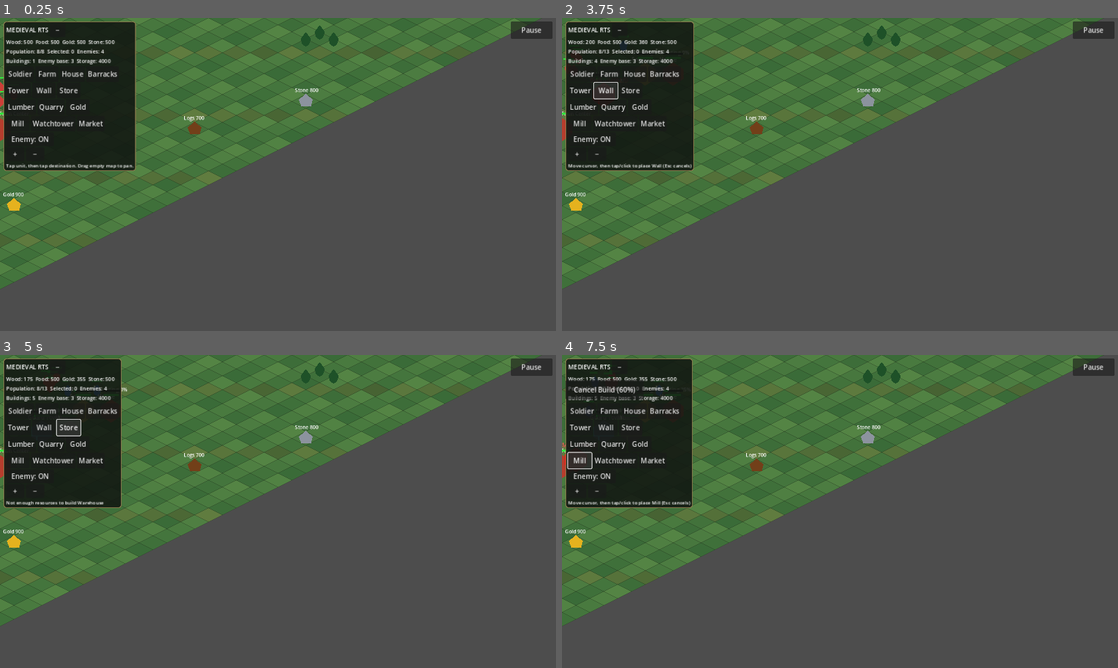
Above: before the commit, frames 1-4 (two rows, left to right).
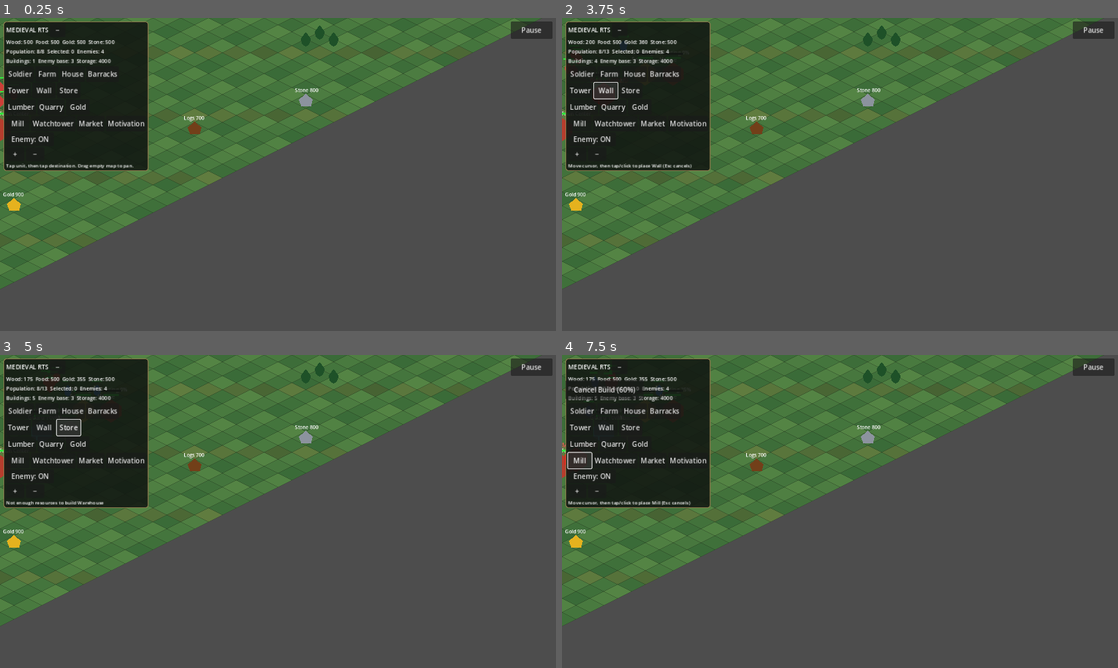
Above: after the commit, the same moments.

Repository: noub1234567-cmd/Medieval-RTS-Test
Game: Godot game, scene res://scenes/main.tscn
Same seed, same stepped clock (60 frames per second), same inputs: the game is played once before the commit and once after it.
Inputs:
- Up to frame 1 (0.25 s): no input
- Up to frame 2 (3.75 s): click "Farm" at 0.5 s; click "House" at 1.25 s; click "Barracks" at 2 s; click "Tower" at 2.75 s; click "Wall" at 3.5 s
- Up to frame 3 (5 s): click "Store" at 4.25 s
- Up to frame 4 (7.5 s): click "Lumber" at 5 s; click "Quarry" at 5.75 s; click "Gold" at 6.5 s; click "Mill" at 7.25 s

The runs differ from the first frame. In frame 1, 1.3% of the frame differs, in the area x 19-27%, y 1-49%; in frame 2, 1.5%; in frame 3, 2.4%; in frame 4, 1.7%.

Commit message:
Add timed Motivation Center with manual activation and worker bonus

Diff:
--- a/scripts/game.gd
+++ b/scripts/game.gd
@@ -29,6 +29,12 @@
 var market_amount_spin:SpinBox
 var market_preview_label:Label
 var market_window_open:=false
+var motivation_panel:PanelContainer
+var motivation_status_label:Label
+var motivation_activate_button:Button
+var motivation_time_remaining:=0.0
+const MOTIVATION_DURATION_L1:=180.0
+const MOTIVATION_DURATION_L2:=240.0
 const MARKET_PRICES:Dictionary={"food":1.0,"wood":1.0,"stone":1.5,"gold":2.0}
 const MARKET_MIN_AMOUNT:=10
 
@@ -72,7 +78,7 @@
 var storage_points: Array[Node2D] = []
 var storage_capacity := 4000
 const ResourceNodeScript := preload("res://scripts/resource_node.gd")
-var building_cost := {"Farm": {"wood": 80, "gold": 30}, "Hou …(376 unchanged characters)… 50}, "Market": {"wood": 120, "gold": 60}}
+var building_cost := {"Farm": {"wood": 80, "gold": 30}, "Hou …(376 unchanged characters)… 50}, "Market": {"wood": 120, "gold": 60}, "Motivation Center": {"wood": 150, "gold": 50}}
 
 func _ready() -> void:
 	var overlay := OverlayScene.instantiate()
@@ -371,6 +377,13 @@
 			selected_building=structure
 			open_market_window()
 			return
+		if structure.building_type=="Motivation Center":
+			clear_selection()
+			selected_building=structure
+			if is_instance_valid(demolish_building_button):demolish_building_button.visible=true
+			if is_instance_valid(upgrade_building_button):upgrade_building_button.visible=(structure.is_complete and not structure.is_upgrading and structure.building_upgrade_level<2 and find_town_center_level()>=2)
+			open_motivation_center_window()
+			return
 		clear_selection()
 		selected_building=structure
 		if is_instance_valid(cancel_build_button):cancel_build_button.visible=false
@@ -410,6 +423,7 @@
 	update_status()
 
 func clear_selection() -> void:
+	close_motivation_center_window()
 	for u in selected:
 		u.set_selected(false)
 	selected.clear()
@@ -560,13 +574,13 @@
 	fourth_building_row.add_theme_constant_override("separation",3)
 	v.add_child(fourth_building_row)
 	building_rows.append(fourth_building_row)
-	var building_names=["Farm","House","Barracks","Tower","Wall","Store","Lumber","Quarry","Gold","Mill","Watchtower","Market"]
+	var building_names=["Farm","House","Barracks","Tower","Wall","Store","Lumber","Quarry","Gold","Mill","Watchtower","Market","Motivation"]
 	for i in range(building_names.size()):
 		var building_name=building_names[i]
 		var b:=Button.new()
 		b.text=building_name
 		b.custom_minimum_size=Vector2(54,36)
-		b.pressed.connect(func(): begin_placement("Guard Tower" if …(157 unchanged characters)… se "Mill" if building_name=="Mill" else building_name))
+		b.pressed.connect(func(): begin_placement("Guard Tower" if …(157 unchanged characters)… se "Mill" if building_name=="Mill" else "Motivation Center" if building_name=="Motivation" else building_name))
 		building_rows[0 if i<3 else 1 if i<6 else 2 if i<9 else 3].add_child(b)
 	var enemy_row:=HBoxContainer.new()
 	v.add_child(enemy_row)
@@ -691,6 +705,11 @@
 	return count
 
 func begin_placement(building_name:String) -> void:
+	if building_name=="Motivation Center":
+		for existing in buildings:
+			if is_instance_valid(existing) and existing.health>0 and existing.building_type=="Motivation Center":
+				help_label.text="Only one Motivation Center can be built"
+				return
 	# Do not create a placement preview when the player cannot afford the building.
 	if not building_cost.has(building_name):
 		help_label.text="Unknown building type"
@@ -807,7 +826,7 @@
 	structure.position=pos
 	var shape:=Polygon2D.new()
 	shape.polygon=PackedVector2Array([Vector2(0,-26),Vector2(24,-10),Vector2(24,12),Vector2(0,28),Vector2(-24,12),Vector2(-24,-10)])
-	shape.color={"Farm":Color(0.65,0.55,0.25),"House":Color(0.6 …(297 unchanged characters)… .68,0.72),"Market":Color(0.62,0.38,0.28)}[pending_building]
+	shape.color={"Farm":Color(0.65,0.55,0.25),"House":Color(0.6 …(297 unchanged characters)… .68,0.72),"Market":Color(0.62,0.38,0.28),"Motivation Center":Color(0.42,0.52,0.68)}[pending_building]
 	structure.add_child(shape)
 	var label:=Label.new()
 	label.name="BuildingNameLabel"
@@ -906,7 +925,9 @@
 	var cost:Dictionary=building_cost.get(structure.building_type,{})
 	for key in cost:
 		resources[key]+=int(floor(float(cost[key])*0.15))
-	if structure.building_type=="House":
+	if structure.building_type=="Motivation Center":
+		stop_motivation_effect()
+	elif structure.building_type=="House":
 		population_cap=max(8,population_cap-5)
 	elif structure.building_type=="Warehouse":
 		storage_capacity=max(4000,storage_capacity-(2000 if structure.building_upgrade_level>=2 else 1000))
@@ -1100,6 +1121,19 @@
 
 func _process(delta:float) -> void:
 	watchtower_alert_cooldown=max(0.0,watchtower_alert_cooldown-delta)
+	if motivation_time_remaining>0.0:
+		var center_exists:=false
+		for building in buildings:
+			if is_instance_valid(building) and building.health>0 and building.team==0 and building.building_type=="Motivation Center" and building.is_complete:
+				center_exists=true
+				break
+		if center_exists:
+			motivation_time_remaining=max(0.0,motivation_time_remaining-delta)
+		else:
+			stop_motivation_effect()
+		if motivation_time_remaining<=0.0:
+			motivation_time_remaining=0.0
+		update_motivation_center_display()
 	if placing_building and is_instance_valid(building_ghost): update_building_ghost()
 	if enemy_attack_active:
 		monitor_enemy_attack()
@@ -1127,13 +1161,13 @@
 			if b.is_complete and b.name=="Farm":
 				deliver_resource("food",int(round(10.0*(1.3 if b.building_upgrade_level>=2 else 1.0))))
 			elif b.is_complete and b.name=="Lumber Mill" and b.has_active_production_worker():
-				deliver_resource("wood",int(round(10.0*(1.3 if b.building_upgrade_level>=2 else 1.0))))
+				deliver_resource("wood",get_worker_production_amount(b))
 			elif b.is_complete and b.name=="Quarry" and b.has_active_production_worker():
-				deliver_resource("stone",int(round(10.0*(1.3 if b.building_upgrade_level>=2 else 1.0))))
+				deliver_resource("stone",get_worker_production_amount(b))
 			elif b.is_complete and b.name=="Gold Mine" and b.has_active_production_worker():
-				deliver_resource("gold",int(round(10.0*(1.3 if b.building_upgrade_level>=2 else 1.0))))
+				deliver_resource("gold",get_worker_production_amount(b))
 			elif b.is_complete and b.name=="Mill" and b.has_active_production_worker():
-				deliver_resource("food",int(round(10.0*(1.3 if b.building_upgrade_level>=2 else 1.0))))
+				deliver_resource("food",get_worker_production_amount(b))
 		update_status()
 	var motion:=Vector2.ZERO
 	if Input.is_key_pressed(KEY_A) or Input.is_key_pressed(KEY_LEFT): motion.x+=1
@@ -1350,6 +1384,119 @@
 		if is_instance_valid(other) and other!=mover and other.health>0 and pos.distance_to(other.position)<12.0:
 			return true
 	return false
+func get_motivation_center()->Node2D:
+	for building in buildings:
+		if is_instance_valid(building) and building.team==0 and building.health>0 and building.building_type=="Motivation Center" and building.is_complete:
+			return building
+	return null
+
+func get_worker_production_amount(building:Node2D)->int:
+	var amount:=10.0*(1.3 if building.building_upgrade_level>=2 else 1.0)
+	var center:=get_motivation_center()
+	if motivation_time_remaining>0.0 and center!=null:
+		amount*=1.25 if center.building_upgrade_level>=2 else 1.15
+	return int(round(amount))
+
+func activate_motivation_effect()->void:
+	var center:=get_motivation_center()
+	if center==null or not is_instance_valid(selected_building) or selected_building!=center:
+		return
+	if motivation_time_remaining>0.0:
+		return
+	var cost_gold:=900 if center.building_upgrade_level>=2 else 500
+	var cost_food:=1000 if center.building_upgrade_level>=2 else 800
+	if int(resources.gold)<cost_gold or int(resources.food)<cost_food:
+		if is_instance_valid(motivation_status_label):
+			motivation_status_label.text="Not enough resources: need %d Gold and %d Food." % [cost_gold,cost_food]
+		return
+	resources.gold-=cost_gold
+	resources.food-=cost_food
+	motivation_time_remaining=MOTIVATION_DURATION_L2 if center.building_upgrade_level>=2 else MOTIVATION_DURATION_L1
+	update_status()
+	update_motivation_center_display()
+
+func stop_motivation_effect()->void:
+	motivation_time_remaining=0.0
+	update_motivation_center_display()
+
+func update_motivation_center_display()->void:
+	if not is_instance_valid(motivation_panel):
+		return
+	var center:=get_motivation_center()
+	if center==null:
+		motivation_status_label.text="Motivation Center unavailable."
+		motivation_activate_button.disabled=true
+		return
+	if motivation_time_remaining>0.0:
+		var seconds_left:=ceili(motivation_time_remaining)
+		motivation_status_label.text="ACTIVE — %02d:%02d remaining | +%d%% worker production" % [int(seconds_left/60),seconds_left%60,25 if center.building_upgrade_level>=2 else 15]
+		motivation_activate_button.text="Active"
+		motivation_activate_button.disabled=true
+	else:
+		motivation_status_label.text="Inactive — activation costs %d Gold and %d Food." % [900 if center.building_upgrade_level>=2 else 500,1000 if center.building_upgrade_level>=2 else 800]
+		motivation_activate_button.text="Activate"
+		motivation_activate_button.disabled=false
+
+func open_motivation_center_window()->void:
+	if is_instance_valid(motivation_panel):
+		update_motivation_center_display()
+		return
+	motivation_panel=PanelContainer.new()
+	motivation_panel.set_anchors_and_offsets_preset(Control.PRESET_CENTER)
+	motivation_panel.position=Vector2(-190,-125)
+	motivation_panel.size=Vector2(380,250)
+	motivation_panel.custom_minimum_size=Vector2(380,250)
+	motivation_panel.z_index=200
+	motivation_panel.add_theme_stylebox_override("panel",make_panel_style())
+	hud.add_child(motivation_panel)
+	var v:=VBoxContainer.new()
+	v.add_theme_constant_override("separation",10)
+	motivation_panel.add_child(v)
+	var title:=Label.new()
+	title.text="MOTIVATION CENTER"
+	title.horizontal_alignment=HORIZONTAL_ALIGNMENT_CENTER
+	v.add_child(title)
+	motivation_status_label=Label.new()
+	motivation_status_label.horizontal_alignment=HORIZONTAL_ALIGNMENT_CENTER
+	motivation_status_label.autowrap_mode=TextServer.AUTOWRAP_WORD_SMART
+	v.add_child(motivation_status_label)
+	motivation_activate_button=Button.new()
+	motivation_activate_button.text="Activate"
+	motivation_activate_button.size_flags_horizontal=Control.SIZE_EXPAND_FILL
+	motivation_activate_button.pressed.connect(activate_motivation_effect)
+	v.add_child(motivation_activate_button)
+	var upgrade_button:=Button.new()
+	upgrade_button.text="Upgrade to Level 2 — 120 Wood, 80 Gold, 60 Stone"
+	upgrade_button.size_flags_horizontal=Control.SIZE_EXPAND_FILL
+	var center:=get_motivation_center()
+	upgrade_button.visible=center!=null and center.building_upgrade_level<2 and not center.is_upgrading and find_town_center_level()>=2
+	upgrade_button.pressed.connect(func():
+		close_motivation_center_window()
+		upgrade_selected_building()
+	)
+	v.add_child(upgrade_button)
+	var demolish_button:=Button.new()
+	demolish_button.text="Demolish (15%)"
+	demolish_button.size_flags_horizontal=Control.SIZE_EXPAND_FILL
+	demolish_button.pressed.connect(func():
+		close_motivation_center_window()
+		demolish_selected_building()
+	)
+	v.add_child(demolish_button)
+	var close_button:=Button.new()
+	close_button.text="Close"
+	close_button.size_flags_horizontal=Control.SIZE_EXPAND_FILL
+	close_button.pressed.connect(close_motivation_center_window)
+	v.add_child(close_button)
+	update_motivation_center_display()
+
+func close_motivation_center_window()->void:
+	if is_instance_valid(motivation_panel):
+		motivation_panel.queue_free()
+	motivation_panel=null
+	motivation_status_label=null
+	motivation_activate_button=null
+
 func open_market_window()->void:
 	if market_window_open:return
 	market_window_open=true
